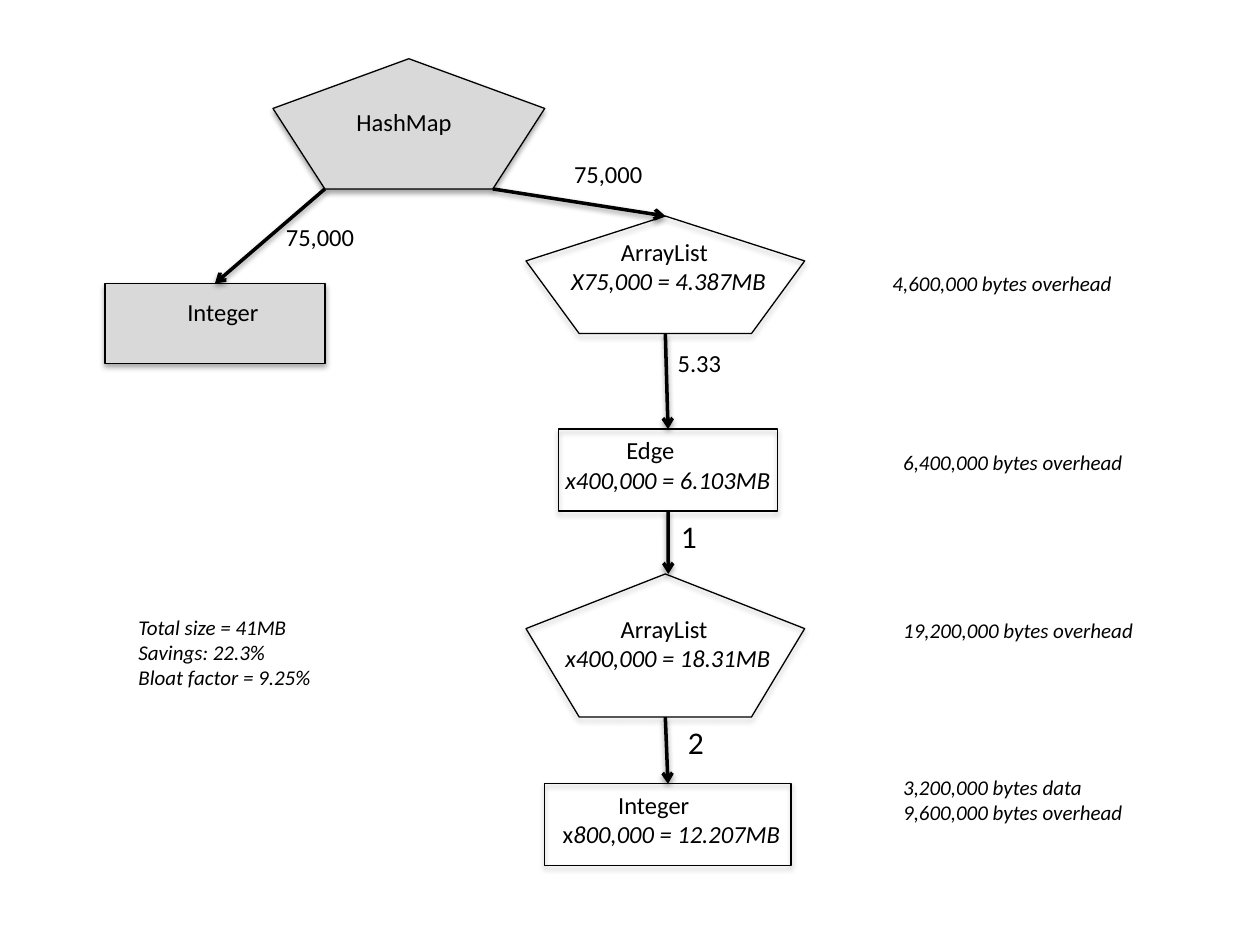
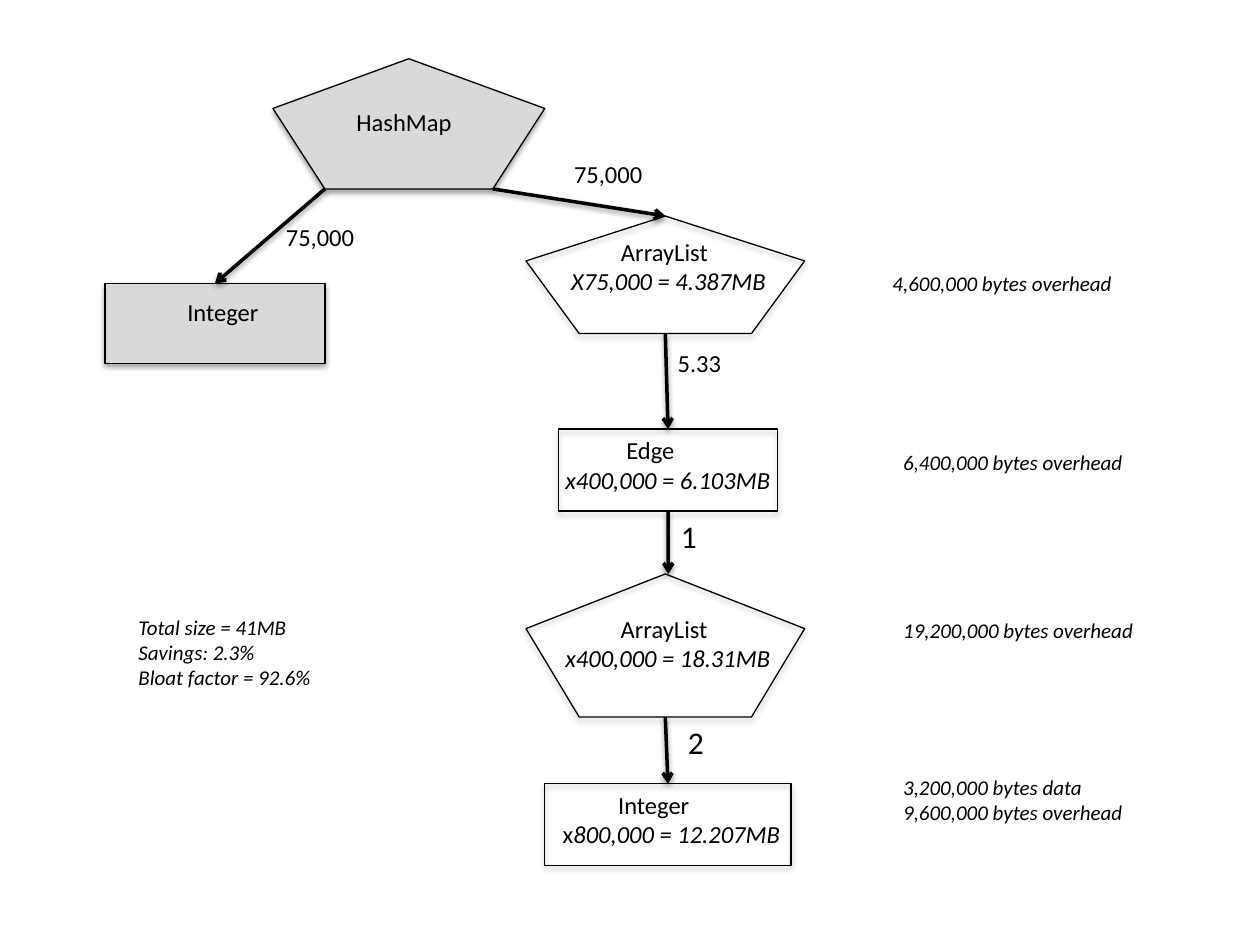
Before and after one commit to TheRuncibleTuner/bloatbook, a slide deck: slide 1 of part3/Figures/empty-array.pptx. Drawn at 1260x945 pixels with LibreOffice and Linux fonts; fonts in the diff are those of the drawing. Boxes give left, top, right and bottom in pixels: in the first picture for what was removed or moved away, otherwise in the second. Text is boxed around its words. In the diff, an @@ line names an element or a change of style, - is before the commit and + after.

```diff
--- a/part3/Figures/empty-array.pptx
+++ b/part3/Figures/empty-array.pptx
@@ text at [138, 645, 310, 688]: text changed @@
-Savings: 22.3%
-Bloat factor = 9.25%
+Savings: 2.3%
+Bloat factor = 92.6%
```
Also in this commit, not shown: 9 other files.
